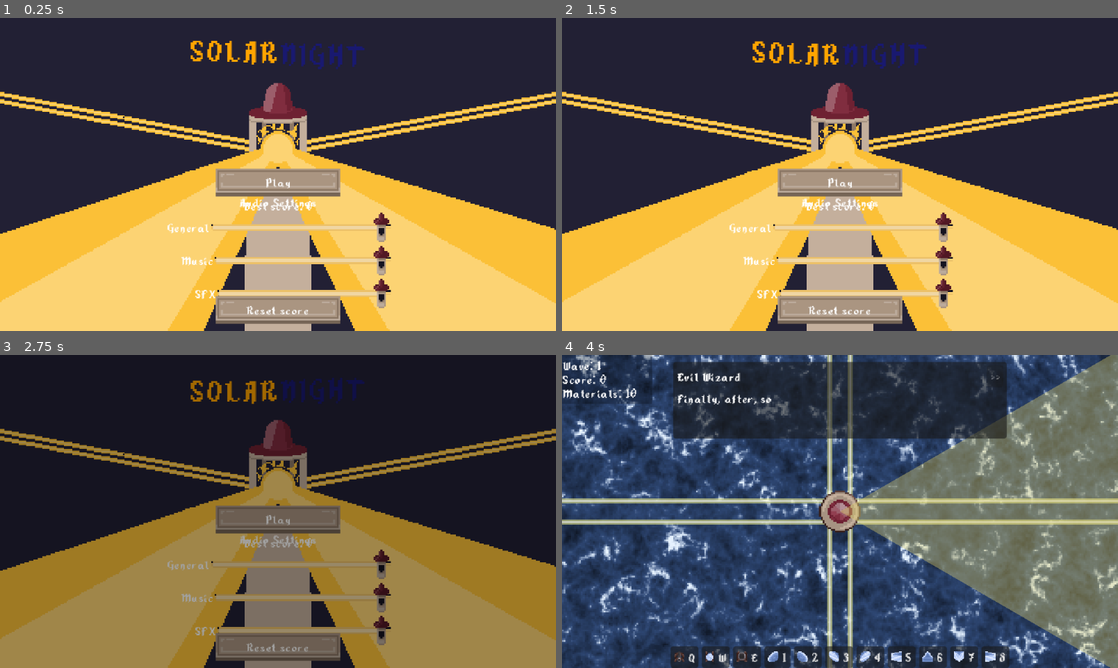
Above: before the commit, frames 1-4 (two rows, left to right).
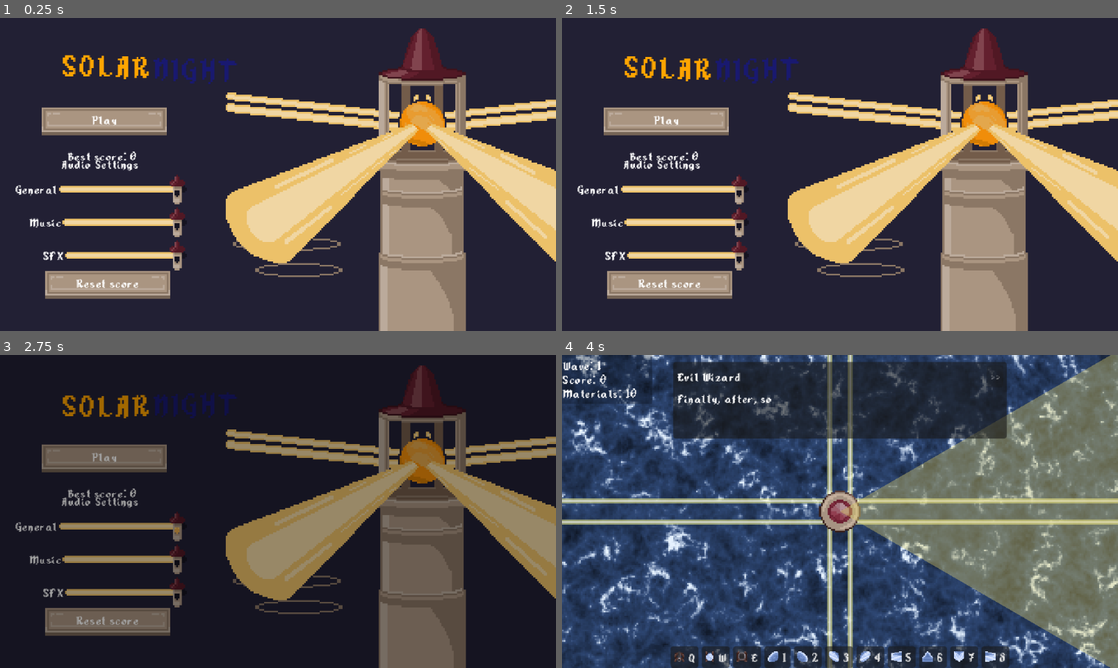
Above: after the commit, the same moments.

Repository: TrueHopolok/gj_solarnight
Game: Godot game, scene res://ui/main_menu/main_menu.tscn
Same seed, same stepped clock (60 frames per second), same inputs: the game is played once before the commit and once after it. This scene is started directly instead of the project's main scene. Sound files missing from this copy of the repository are replaced by a short silence.
Inputs (mouse positions are in pixels of both pictures, inside the frame that each line leads up to):
- Up to frame 1 (0.25 s): no input
- Up to frame 2 (1.5 s): click "Play" at 0.5 s; move the mouse to (962, 158) at 1.27 s; hold Right mouse button (delete_building) from 1.28 s (still down)
- Up to frame 3 (2.75 s): move the mouse to (166, 527) at 2.02 s; release Right mouse button (delete_building) at 2.03 s; tap Space (deselect) at 2.1 s
- Up to frame 4 (4 s): move the mouse to (895, 442) at 2.77 s; press the mouse at (895, 442) at 2.78 s; release the mouse at (895, 442) at 3.5 s; click "Next wave" at 3.5 s

The runs differ from the first frame. In frame 1, 63% of the frame differs, in the area x 0-100%, y 3-100%; in frame 2, 63%; in frame 3, 62%; in frame 4, nothing differs.

Commit message:
feature: new main menu

Diff:
--- a/ui/main_menu/main_menu.tscn
+++ b/ui/main_menu/main_menu.tscn
@@ -4,7 +4,7 @@
 [ext_resource type="PackedScene" uid="uid://c4cbgi0tgwths" path="res://ui/premade_button/premade_button.tscn" id="1_mu8pm"]
 [ext_resource type="Script" uid="uid://djugp43tpkhni" path="res://ui/main_menu/button_play.gd" id="2_3c04x"]
 [ext_resource type="Script" uid="uid://bkgvd7qtbbm0k" path="res://ui/main_menu/best_score_label.gd" id="2_6mijq"]
-[ext_resource type="Texture2D" uid="uid://b85tmhtdhseda" path="res://assets/sprites/big-logo.png" id="2_w2r0d"]
+[ext_resource type="Texture2D" uid="uid://brogxu6oi5ooe" path="res://assets/sprites/menu.png" id="2_w2r0d"]
 [ext_resource type="AudioStream" uid="uid://drw1cuauj8hsf" path="res://audio/sfx/ui/sound_BUUUUUMMM.wav" id="3_joh67"]
 [ext_resource type="Script" uid="uid://cbytf7ng2ntnq" path="res://ui/main_menu/button_reset_progress.gd" id="3_omy8q"]
 [ext_resource type="Script" uid="uid://vswp6l03rkdc" path="res://ui/main_menu/reset_window_dialog.gd" id="4_i5wg5"]
@@ -30,8 +30,10 @@
 
 [node name="Title" type="RichTextLabel" parent="." unique_id=924643620]
 process_mode = 3
-offset_right = 640.0
-offset_bottom = 60.0
+offset_left = -147.0
+offset_top = 17.0
+offset_right = 493.0
+offset_bottom = 77.0
 theme_override_font_sizes/normal_font_size = 40
 bbcode_enabled = true
 text = "[wave amp=20 freq=1][color=orange]SOLAR[/color][color=midnight_blue]NIGHT[/color]"
@@ -39,20 +41,20 @@
 vertical_alignment = 2
 
 [node name="BestScoreLabel" type="Label" parent="." unique_id=366243123]
-offset_left = 248.0
-offset_top = 204.0
-offset_right = 392.0
-offset_bottom = 227.0
+offset_left = 45.0
+offset_top = 147.0
+offset_right = 189.0
+offset_bottom = 170.0
 text = "Best score: %d"
 horizontal_alignment = 1
 vertical_alignment = 1
 script = ExtResource("2_6mijq")
 
 [node name="PlayButton" parent="." unique_id=1413801646 instance=ExtResource("1_mu8pm")]
-offset_left = 248.0
-offset_top = 173.0
-offset_right = 392.0
-offset_bottom = 205.0
+offset_left = 48.0
+offset_top = 103.0
+offset_right = 192.0
+offset_bottom = 135.0
 script = ExtResource("2_3c04x")
 
 [node name="Label" parent="PlayButton" index="0" unique_id=960341710]
@@ -63,16 +65,16 @@
 stream = ExtResource("3_joh67")
 
 [node name="AudioSettings" parent="." unique_id=455712532 instance=ExtResource("6_joh67")]
-offset_left = 192.0
-offset_top = 228.0
-offset_right = -192.0
-offset_bottom = -52.0
+offset_left = 17.0
+offset_top = 172.0
+offset_right = -427.0
+offset_bottom = -84.0
 
 [node name="ResetScoreButton" parent="." unique_id=210859841 instance=ExtResource("1_mu8pm")]
-offset_left = 248.0
-offset_top = 320.0
-offset_right = 392.0
-offset_bottom = 352.0
+offset_left = 52.0
+offset_top = 291.0
+offset_right = 196.0
+offset_bottom = 323.0
 script = ExtResource("3_omy8q")
 
 [node name="Label" parent="ResetScoreButton" index="0" unique_id=960341710]
--- a/ui/premade_button/premade_button.tscn
+++ b/ui/premade_button/premade_button.tscn
@@ -29,6 +29,7 @@
 anchors_preset = 15
 anchor_right = 1.0
 anchor_bottom = 1.0
+offset_bottom = -5.0
 grow_horizontal = 2
 grow_vertical = 2
 size_flags_horizontal = 3
--- a/ui/themes/default.tres
+++ b/ui/themes/default.tres
@@ -29,9 +29,9 @@
 
 [sub_resource type="AtlasTexture" id="AtlasTexture_4a5x1"]
 atlas = ExtResource("1_l84ts")
-region = Rect2(4, 4, 204, 16)
+region = Rect2(0, 0, 102, 8)
 
-[sub_resource type="StyleBoxTexture" id="StyleBoxTexture_jkqby"]
+[sub_resource type="StyleBoxTexture" id="StyleBoxTexture_l84ts"]
 texture = SubResource("AtlasTexture_4a5x1")
 texture_margin_left = 2.0
 texture_margin_top = 2.0
@@ -41,7 +41,7 @@
 expand_margin_top = 2.0
 expand_margin_right = 2.0
 expand_margin_bottom = 2.0
-region_rect = Rect2(0, 0, 204, 16)
+region_rect = Rect2(0, 0, 102, 8)
 
 [resource]
 default_font = ExtResource("1_6tjce")
@@ -50,5 +50,5 @@
 HSlider/icons/grabber_highlight = SubResource("AtlasTexture_jkqby")
 HSlider/styles/grabber_area = SubResource("StyleBoxTexture_qsqt6")
 HSlider/styles/grabber_area_highlight = SubResource("StyleBoxTexture_qsqt6")
-HSlider/styles/slider = SubResource("StyleBoxTexture_jkqby")
+HSlider/styles/slider = SubResource("StyleBoxTexture_l84ts")
 Label/font_sizes/font_size = 16
Binary file added: assets/sprites/menu.png
Not shown, added: assets/sprites/menu.png.import
